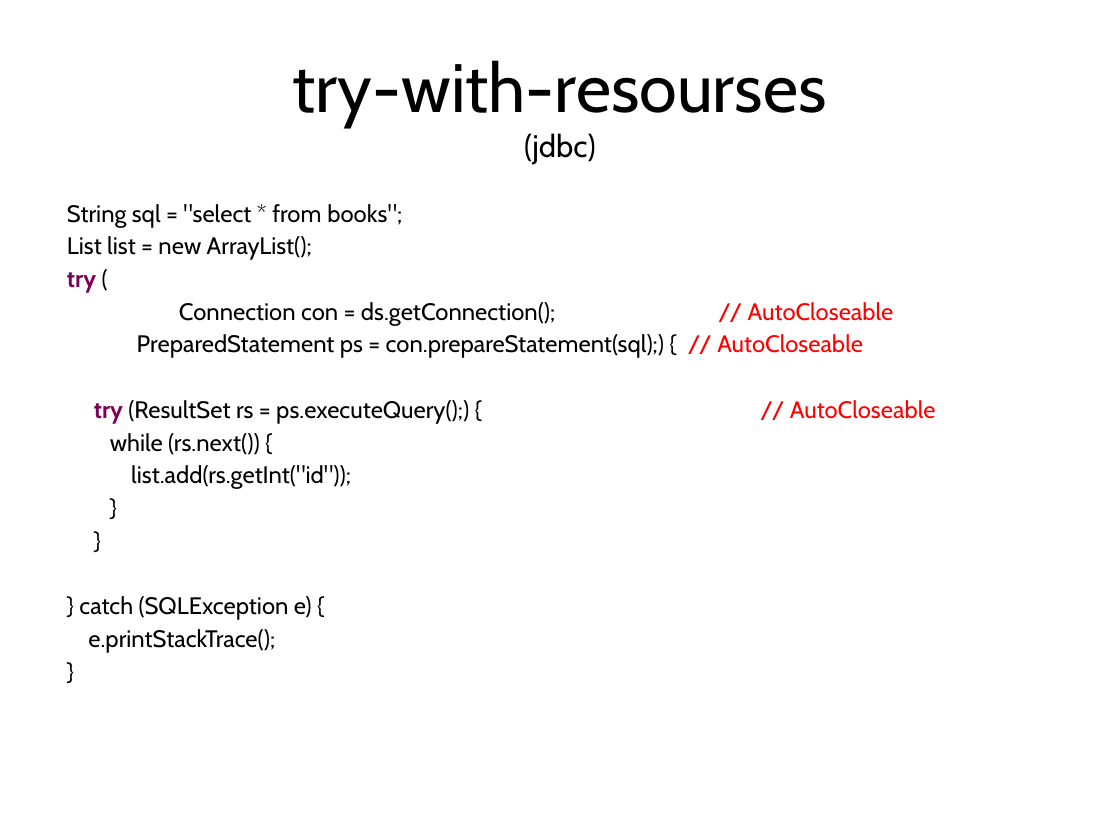
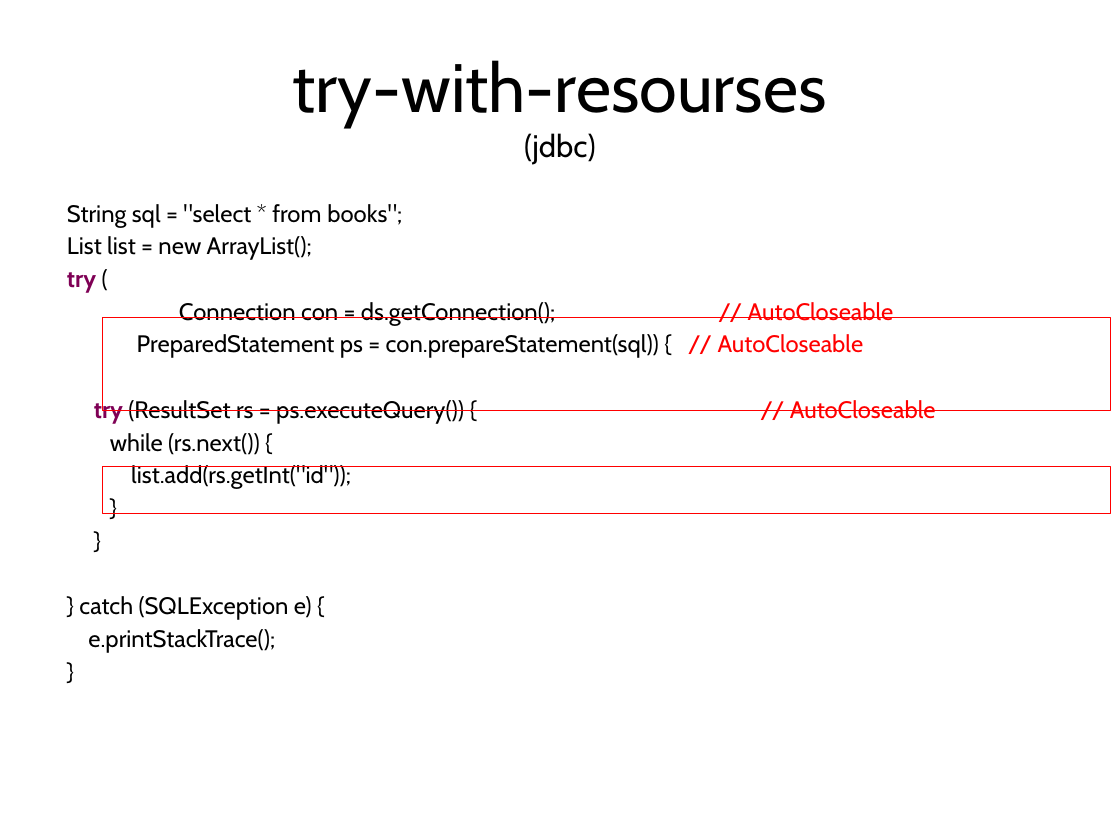
Before and after one commit to Programovanie4/Prednasky, a slide deck: slide 17 of 08/08_java.ppt. Drawn at 1120x840 pixels with LibreOffice and Linux fonts; fonts in the diff are those of the drawing. Boxes give left, top, right and bottom in pixels: in the first picture for what was removed or moved away, otherwise in the second. Text is boxed around its words. In the diff, an @@ line names an element or a change of style, - is before the commit and + after.

```diff
--- a/08/08_java.ppt
+++ b/08/08_java.ppt
@@ rectangle added at box(103, 317, 1111, 410), outline #FF0000 0.99 pt @@
@@ text at box(94, 334, 864, 424): text changed @@
-PreparedStatement ps = con.prepareStatement(sql);) { // AutoCloseable
-try (ResultSet rs = ps.executeQuery();) { // AutoCloseable
+PreparedStatement ps = con.prepareStatement(sql)) { // AutoCloseable
+try (ResultSet rs = ps.executeQuery()) { // AutoCloseable
@@ rectangle added at box(103, 467, 1111, 514), outline #FF0000 0.99 pt @@
```
Also in this commit, not shown: 1 other slide changed, 4 other files.
